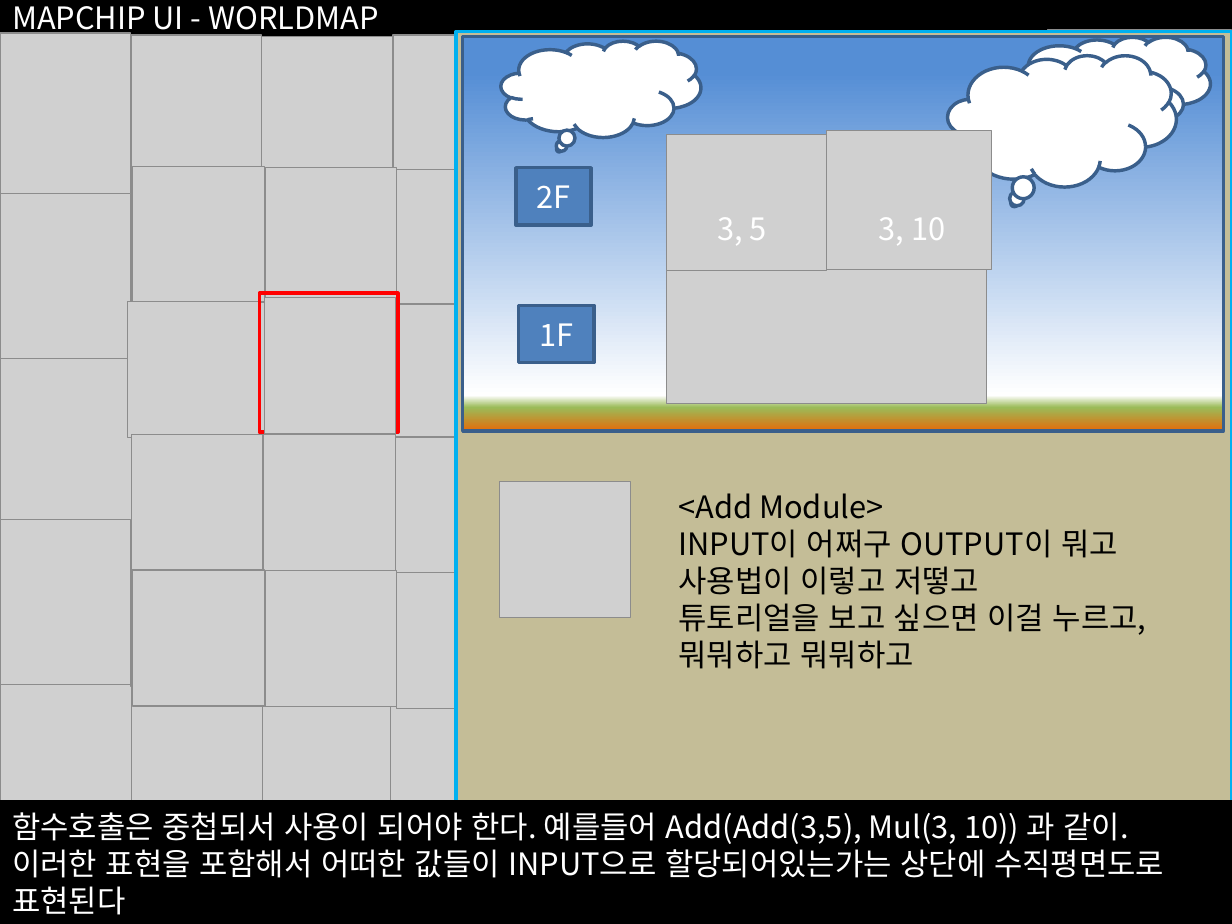
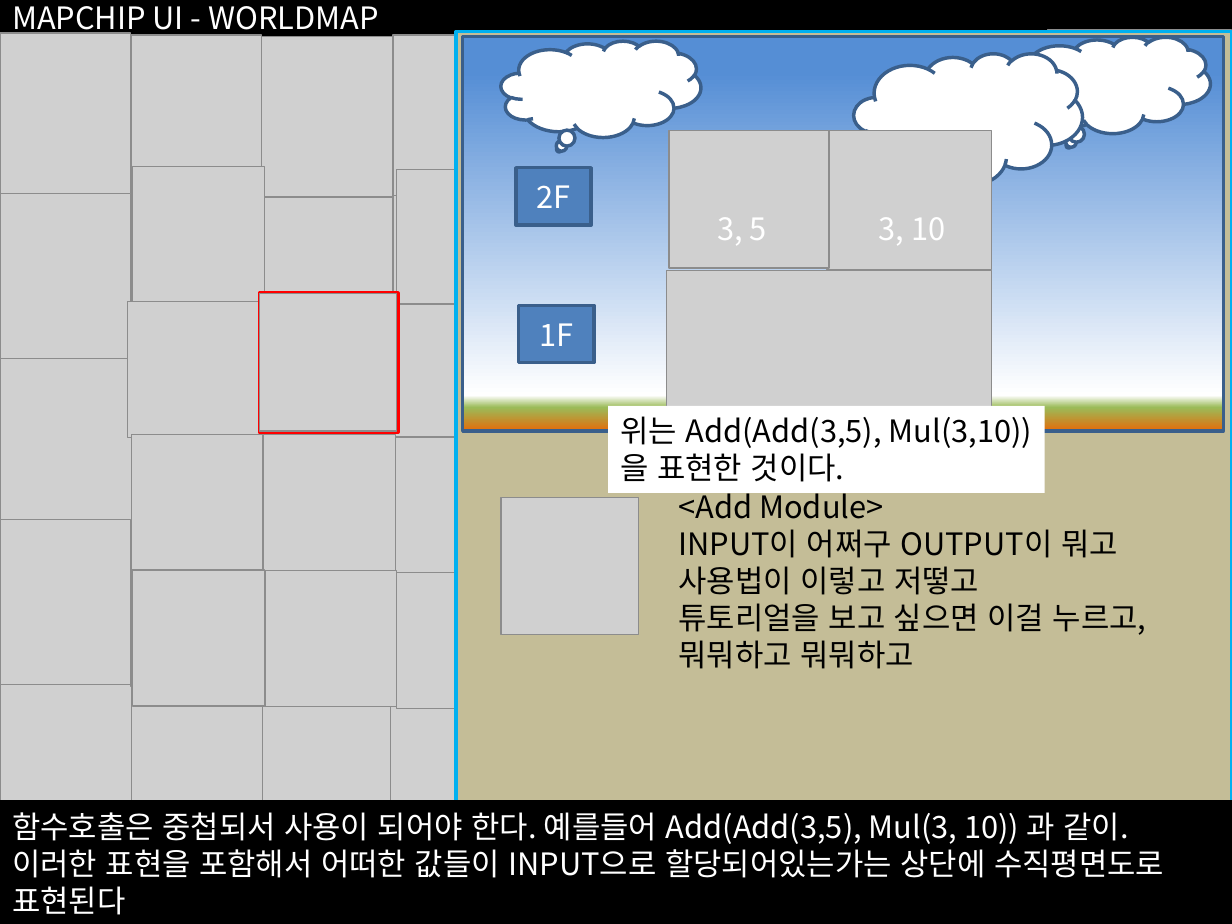
Before and after one commit to namulang/namu, a slide deck: slide 18 of Resources/Documents/UX Design/MAPCHIP UI.pptx (slide 17 before the commit). Drawn at 1232x924 pixels with LibreOffice and Linux fonts; fonts in the diff are those of the drawing; grey boxes stand for pictures. Boxes give left, top, right and bottom in pixels: in the first picture for what was removed or moved away, otherwise in the second. Text is boxed around its words. In the diff, an @@ line names an element or a change of style, - is before the commit and + after.

```diff
--- a/Resources/Documents/UX Design/MAPCHIP UI.pptx
+++ b/Resources/Documents/UX Design/MAPCHIP UI.pptx
@@ thought cloud: place and size @@
-thought cloud at [947, 55, 1177, 187]
+thought cloud at [854, 53, 1083, 185]
@@ picture: place and size @@
-picture at [667, 134, 827, 271]
+picture at [669, 131, 829, 267]
@@ picture removed at [265, 168, 397, 303] @@
@@ picture: place and size @@
-picture at [265, 298, 395, 435]
+picture at [260, 294, 397, 431]
@@ picture: place and size @@
-picture at [667, 267, 987, 404]
+picture at [667, 270, 992, 407]
@@ rectangle added at [609, 405, 1045, 493], fill #FFFFFF, 18 pt, text #000000 @@
+위는 Add(Add(3,5), Mul(3,10))
+을 표현한 것이다.
@@ picture: place and size @@
-picture at [500, 482, 631, 618]
+picture at [501, 498, 638, 634]
```
Also in this commit, not shown: 10 other slides changed, 15 slides added.
